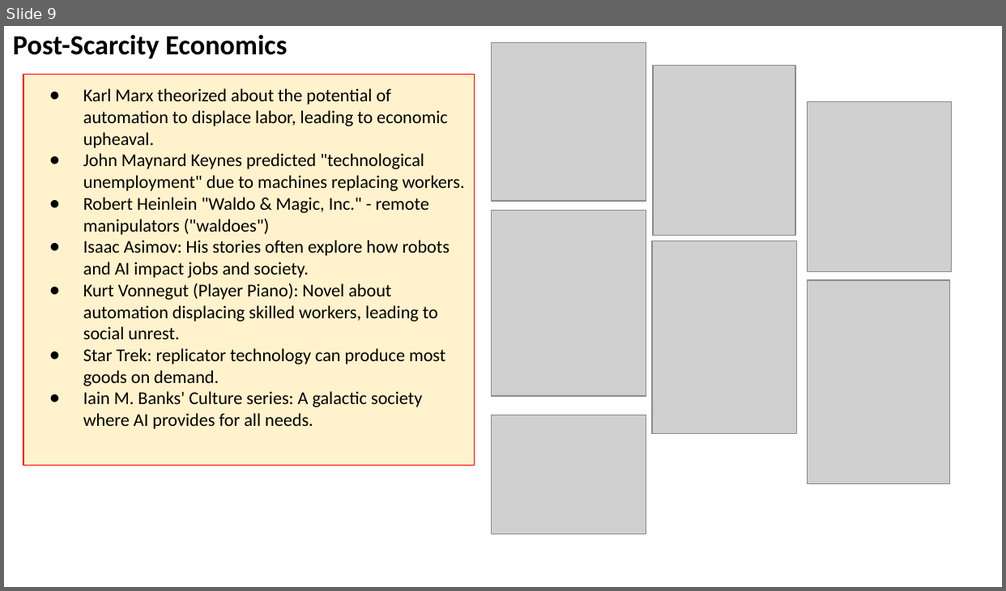
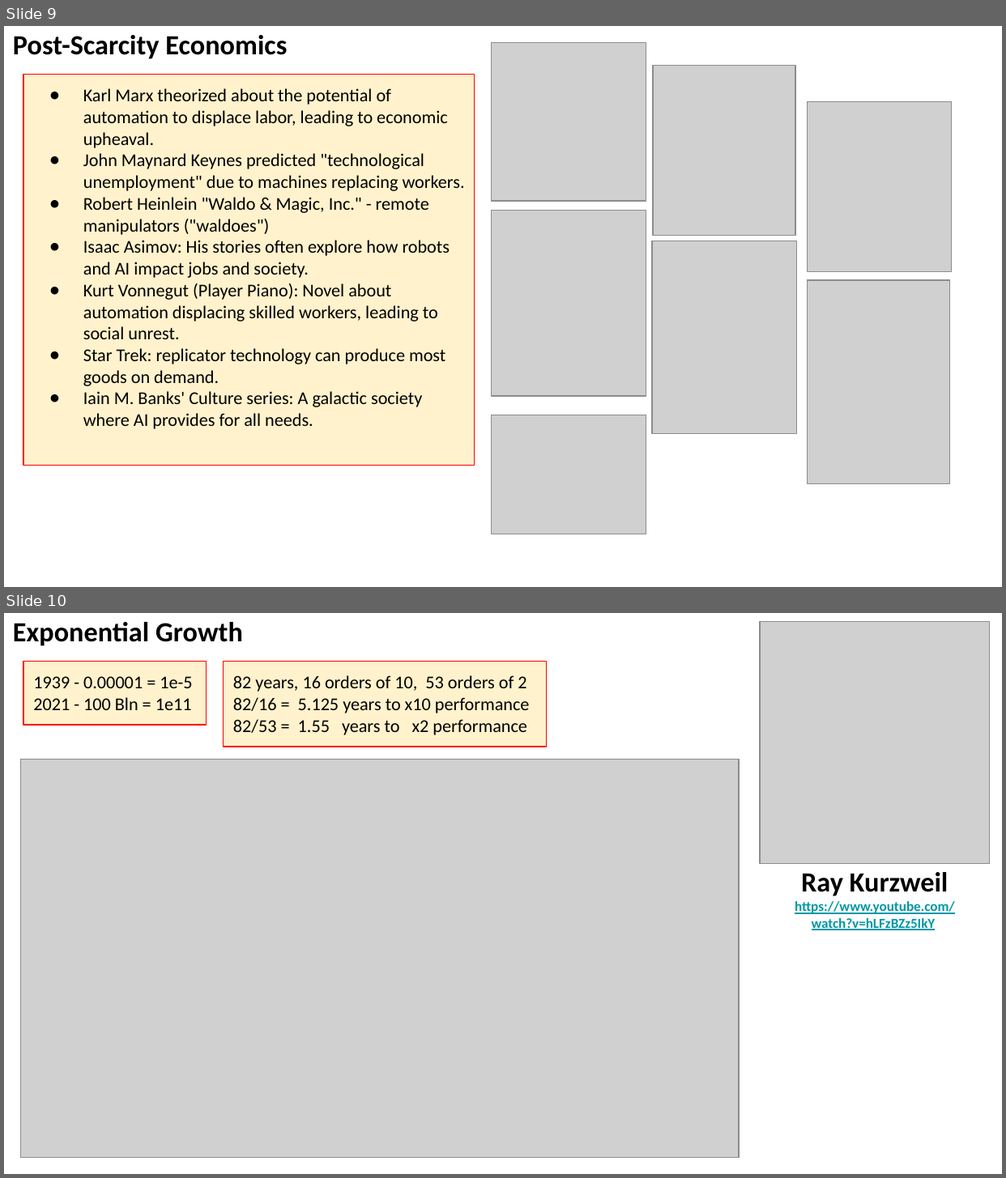
Before and after one commit to lselector/seminar, a slide deck: 2024/2024-03-01-AI-Updates.pptx. Shown one above the other, each under a label of ours: slide 9 before the commit, slides 9 and 10 after it. The pictures are 1006x591 and 1006x1178 pixels, drawn with LibreOffice and Linux fonts; fonts in the diff are those of the drawing; grey boxes stand for pictures. Boxes give left, top, right and bottom in pixels: in the first picture for what was removed or moved away, otherwise in the second. Text is boxed around its words. In the diff, an @@ line names an element or a change of style, - is before the commit and + after.

```diff
--- a/2024/2024-03-01-AI-Updates.pptx
+++ b/2024/2024-03-01-AI-Updates.pptx
@@ slide 10 added at <box>4,613,1002,1174</box>, background #FFFFFF @@
@@ text added at <box>13,622,243,646</box>, 20 pt, text #000000, bold @@
+Exponential Growth
@@ picture added at <box>760,622,989,863</box> @@
@@ rectangle added at <box>23,661,206,725</box>, fill #FFF2CC, outline #FF0000 0.75 pt, 13 pt, text #000000 @@
+1939 - 0.00001 = 1e-5
+2021 - 100 Bln = 1e11
@@ rectangle added at <box>224,661,547,747</box>, fill #FFF2CC, outline #FF0000 0.75 pt, 13 pt, text #000000 @@
+82 years, 16 orders of 10, 53 orders of 2
+82/16 = 5.125 years to x10 performance
+82/53 = 1.55 years to x2 performance
@@ picture added at <box>21,759,739,1157</box> @@
@@ text added at <box>795,872,955,931</box>, 10 pt, text #0097A7, bold, underline @@
+Ray Kurzweil
+https://www.youtube.com/watch?v=hLFzBZz5IkY
```
Also in this commit, not shown: 6 slides changed, 3 other slides added, 1 slide removed.
